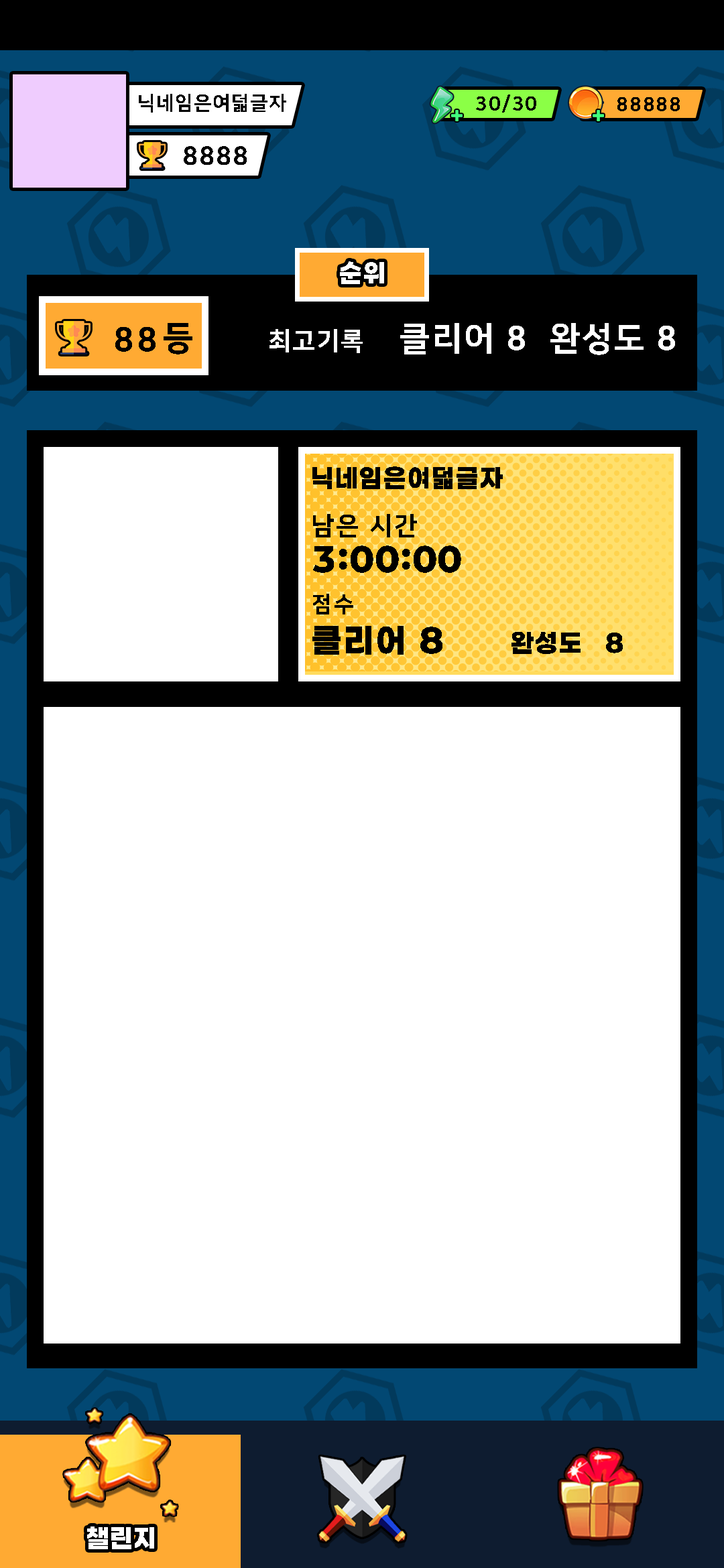
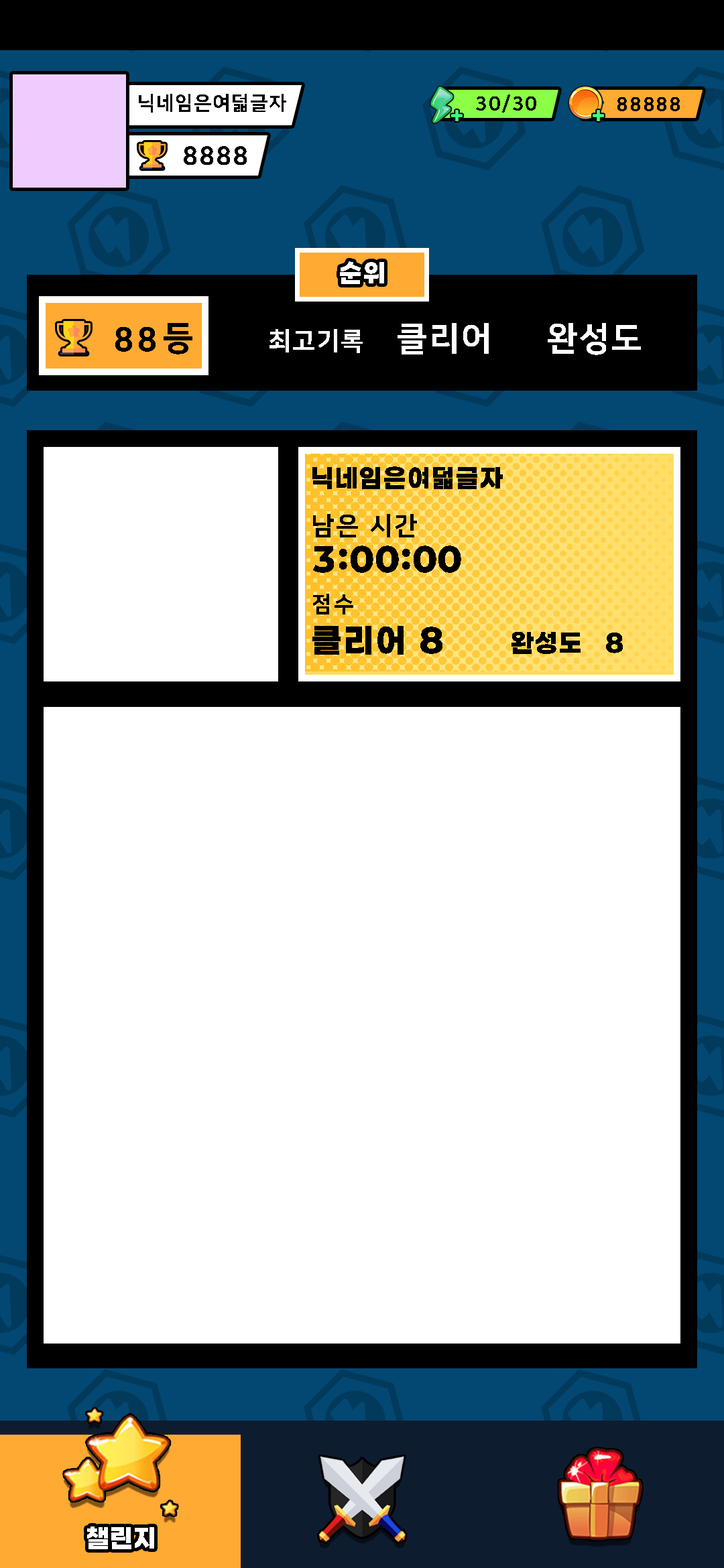
Two versions of the same layered image (724x1568). Layer-by-layer changes:
removed group "순위" (1st of 2, in "Rank") (10 layers) from group "Rank" over [397, 322, 675, 356]
renamed "완성도 8" to "완성도", moved it into group "Rank", painted on it over [547, 322, 675, 356]
renamed "클리어 8" to "클리어", moved it into group "Rank", painted on it over [397, 322, 525, 355]
renamed "Rectangle 14" to "RankFrame", moved it into group "Rank" over [397, 322, 675, 356]
